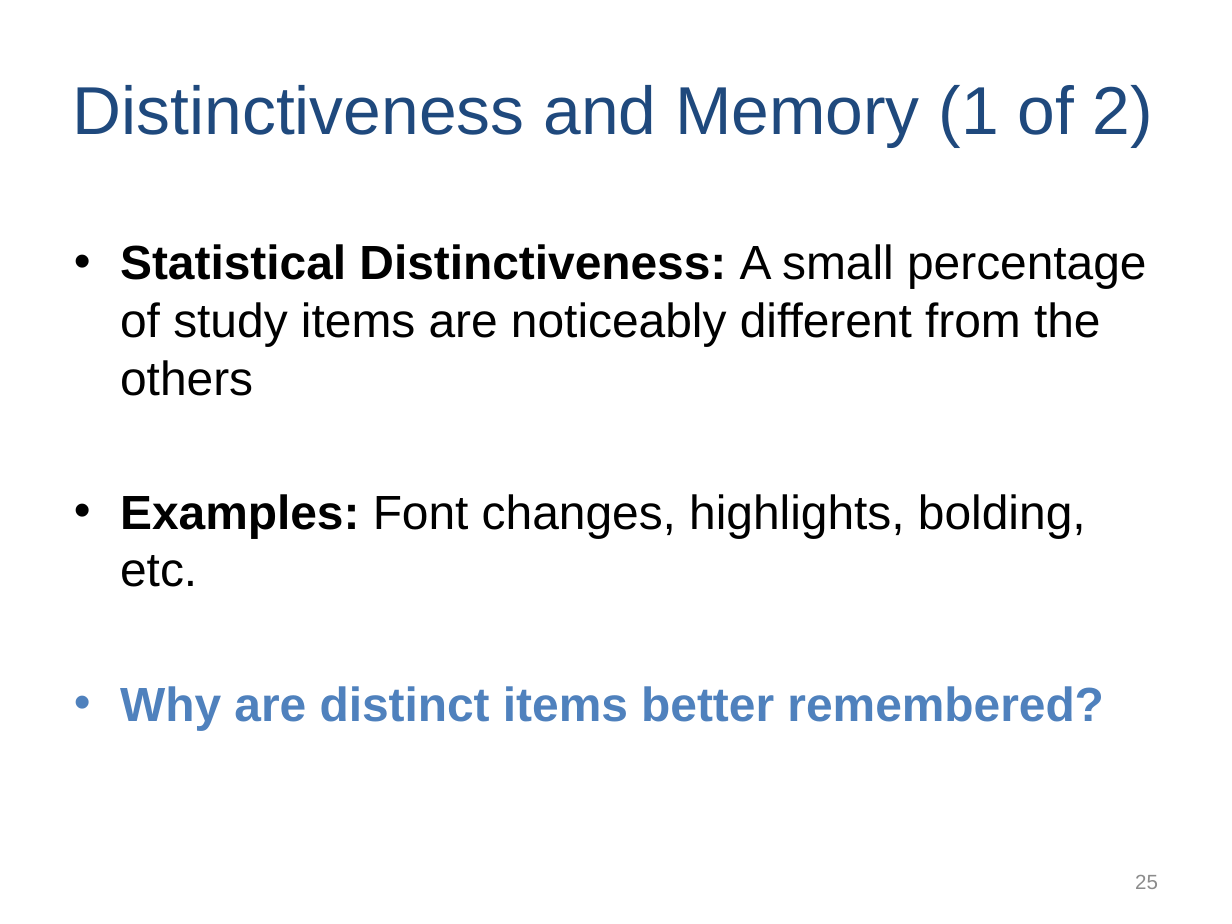
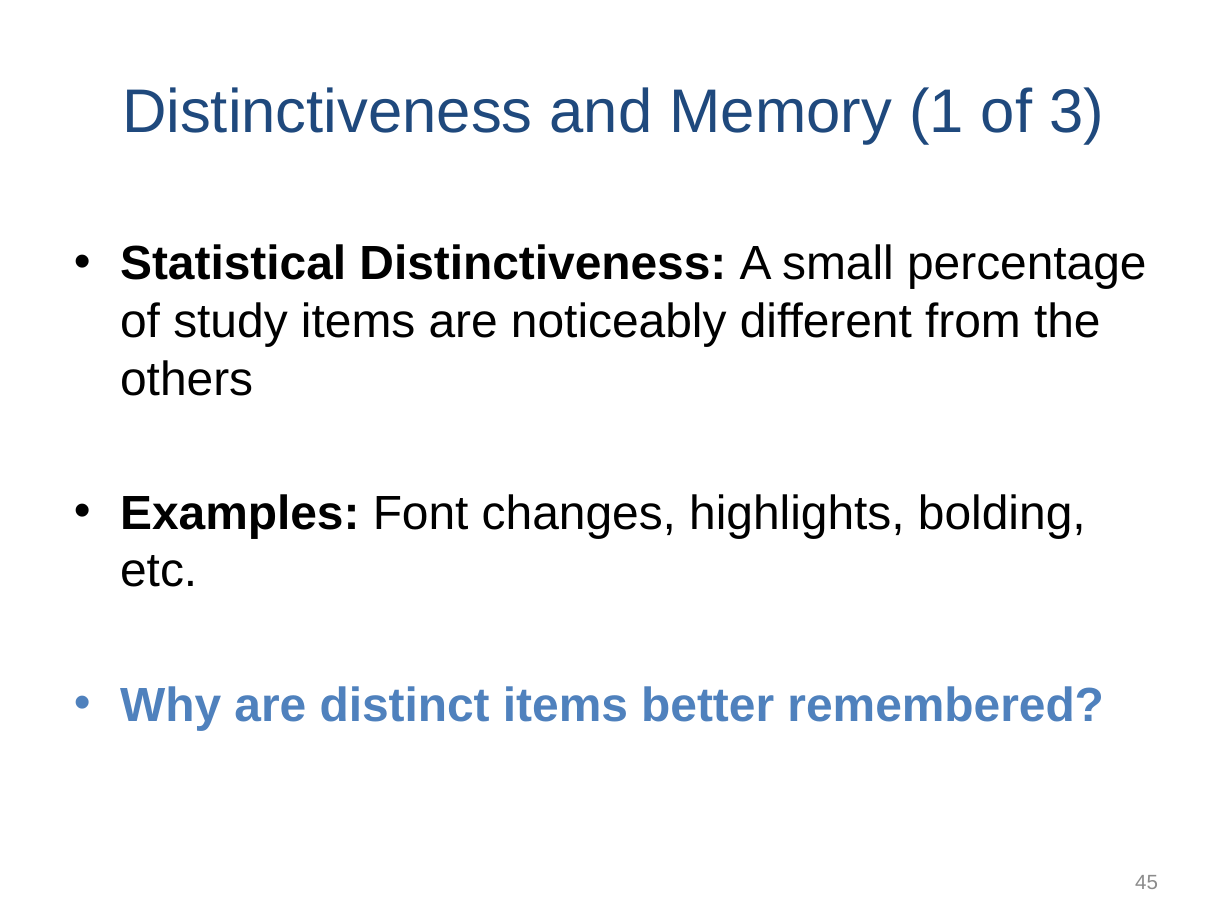
Before and after one commit to npm27/Teaching-Materials, a slide deck: slide 45 of Memory/Slides/Chapter 4.PPTX (slide 25 before the commit). Drawn at 1232x924 pixels with LibreOffice and Linux fonts; fonts in the diff are those of the drawing. Boxes give left, top, right and bottom in pixels: in the first picture for what was removed or moved away, otherwise in the second. Text is boxed around its words. In the diff, an @@ line names an element or a change of style, - is before the commit and + after.

```diff
--- a/Memory/Slides/Chapter 4.PPTX
+++ b/Memory/Slides/Chapter 4.PPTX
@@ title at (122,87,1104,144): text changed; size 39.6 to 36 pt @@
-Distinctiveness and Memory (1 of 2)
+Distinctiveness and Memory (1 of 3)
@@ page number at (1135,875,1158,889): text changed @@
-25
+45
```
Also in this commit, not shown: 12 other slides changed, 25 slides added.
